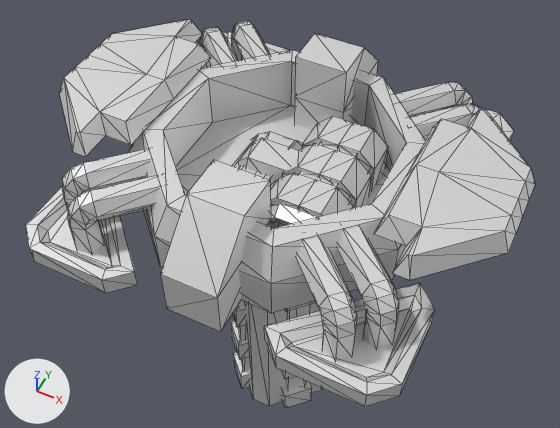
Renders of the glTF model glb/corvipe.glb from each side of a commit.
Before and after are seen from a 50 mm lens placed at (28.8, -58.5, 68.4), pointed at (-2.6, 4.2, -10.1). Lighting does not change. The marker at lower left points along +X, +Y and +Z. The picture after the commit comes second. Mesh edges are drawn as thin lines. Where no turn or scale is listed for an object, it has been applied to the vertices.

Objects in the first picture: 'base', 'door1', 'door2', 'lock1', 'lock2', 'turret'.
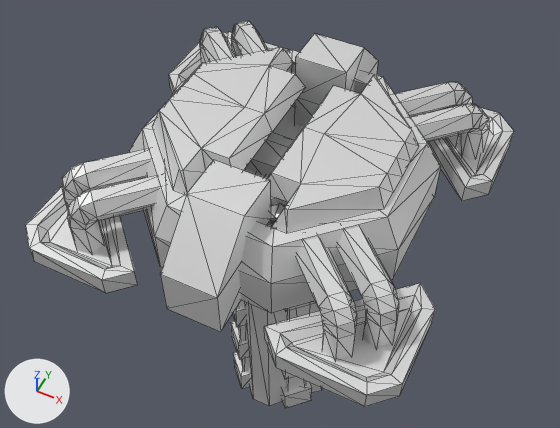
Location of each change, [x1, y1, x2, y2] in pixels of the pictures (560 x 428 px):
'door1', moved: before [374, 108, 535, 280]; after [267, 75, 419, 233]
'door2', moved: before [59, 20, 211, 157]; after [152, 47, 306, 195]

The change, as a diff of the scene's bpy script:
```diff
--- a/glb/corvipe.glb.py
+++ b/glb/corvipe.glb.py
@@ ob_door2 @@
 ob_door2 = bpy.data.objects.new('door2', me_door2)
-ob_door2.location = (-6.6, 0.0, 0.0)
+ob_door2.location = (6.6, 0.0, 0.0)
@@ ob_door1 @@
 ob_door1 = bpy.data.objects.new('door1', me_door1)
-ob_door1.location = (6.6, 0.0, 0.0)
+ob_door1.location = (-6.6, 0.0, 0.0)
```
